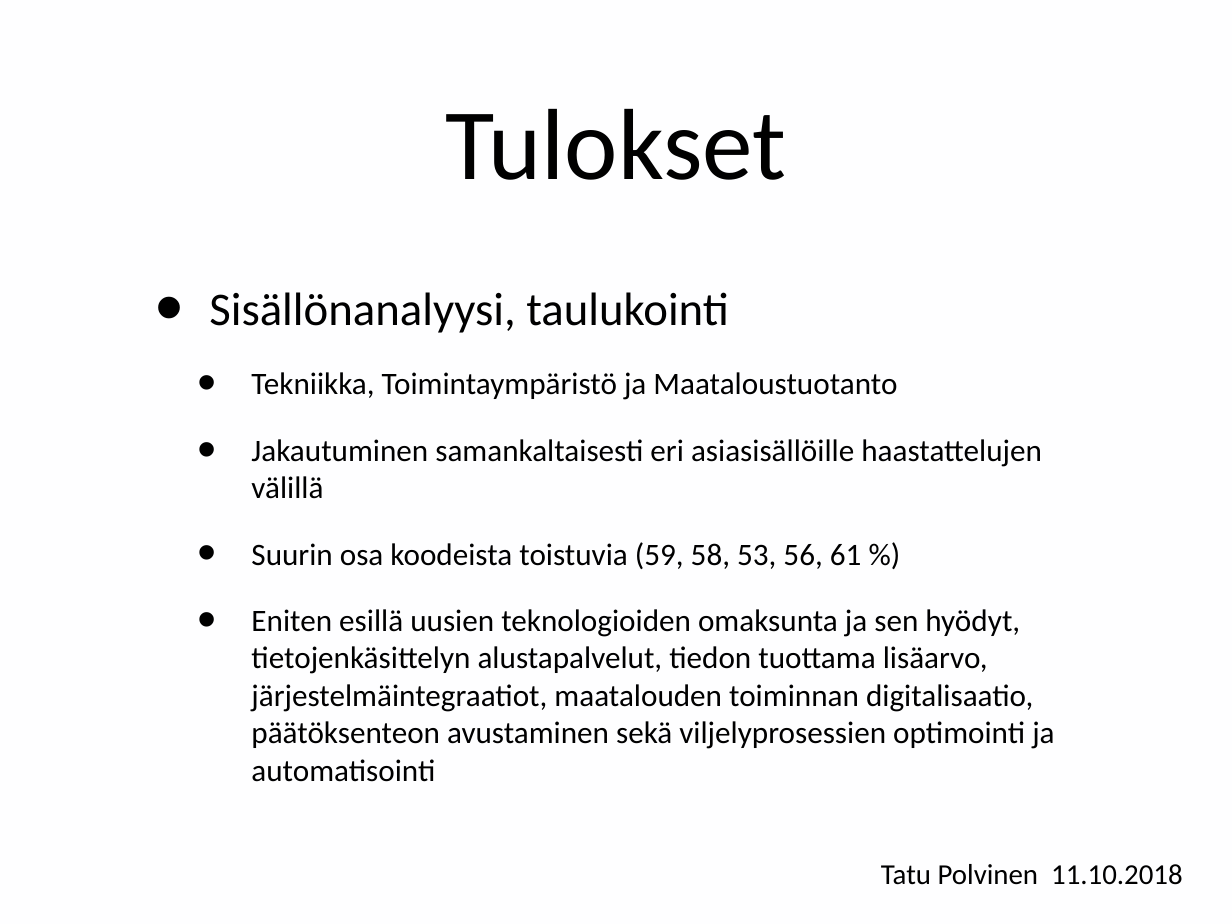
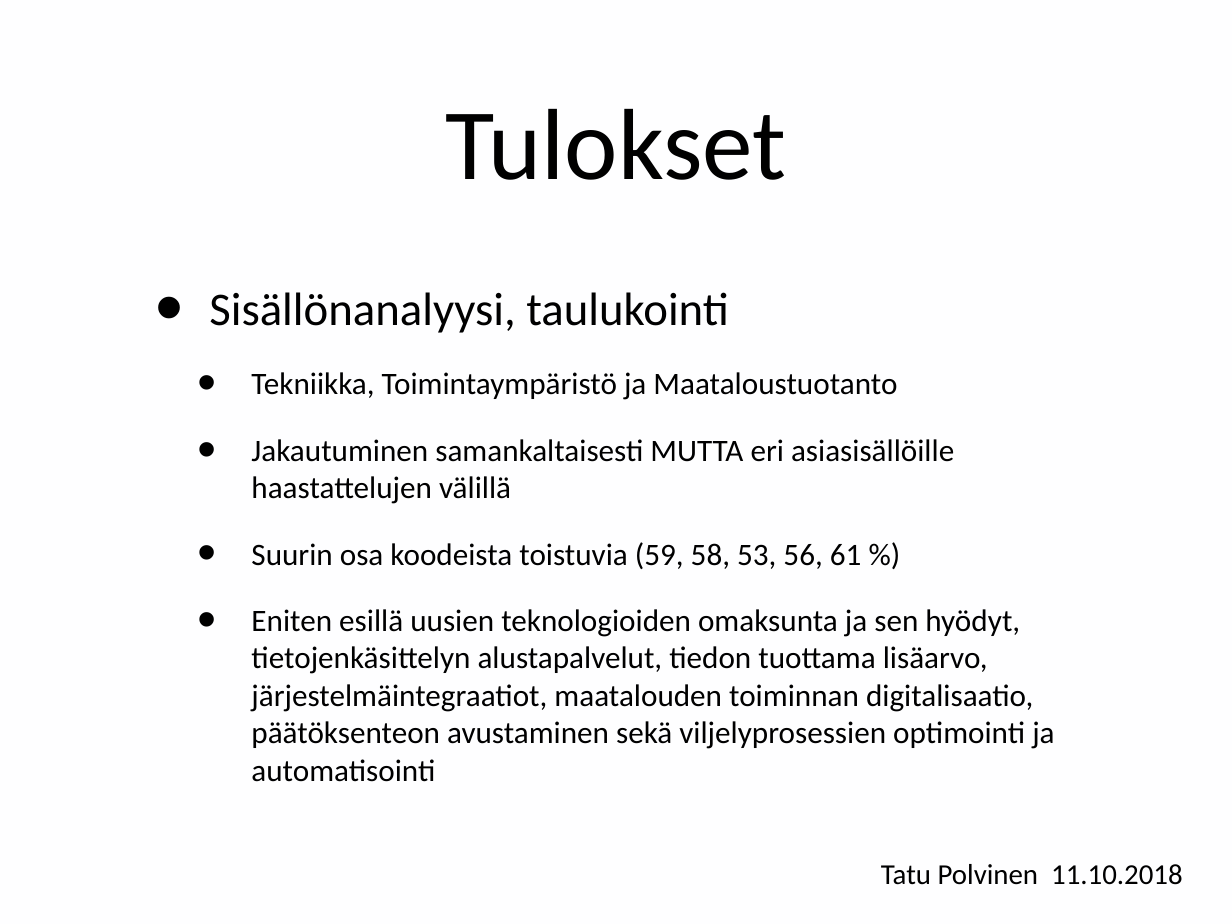
Before and after one commit to tpolvinen/Agri, a slide deck: slide 14 of Other_Notes/tPolvinenSeminaariesitys_2018-10-11.ppt (slide 13 before the commit). Drawn at 1232x924 pixels with LibreOffice and Linux fonts; fonts in the diff are those of the drawing. Boxes give left, top, right and bottom in pixels: in the first picture for what was removed or moved away, otherwise in the second. Text is boxed around its words. In the diff, an @@ line names an element or a change of style, - is before the commit and + after.

Commit message:
Presentation draft

```diff
--- a/Other_Notes/tPolvinenSeminaariesitys_2018-10-11.ppt
+++ b/Other_Notes/tPolvinenSeminaariesitys_2018-10-11.ppt
@@ text at [251,439,954,504]: text changed @@
-  • Jakautuminen samankaltaisesti eri asiasisällöille haastattelujen välillä
+  • Jakautuminen samankaltaisesti MUTTA eri asiasisällöille haastattelujen välillä
```
Also in this commit, not shown: 4 other slides changed, 1 slide added.
